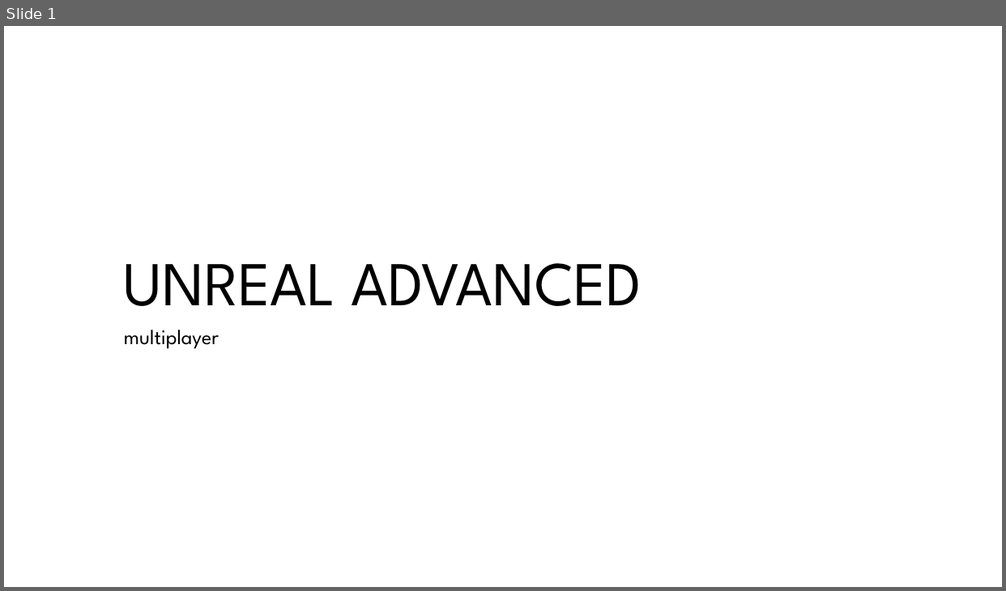
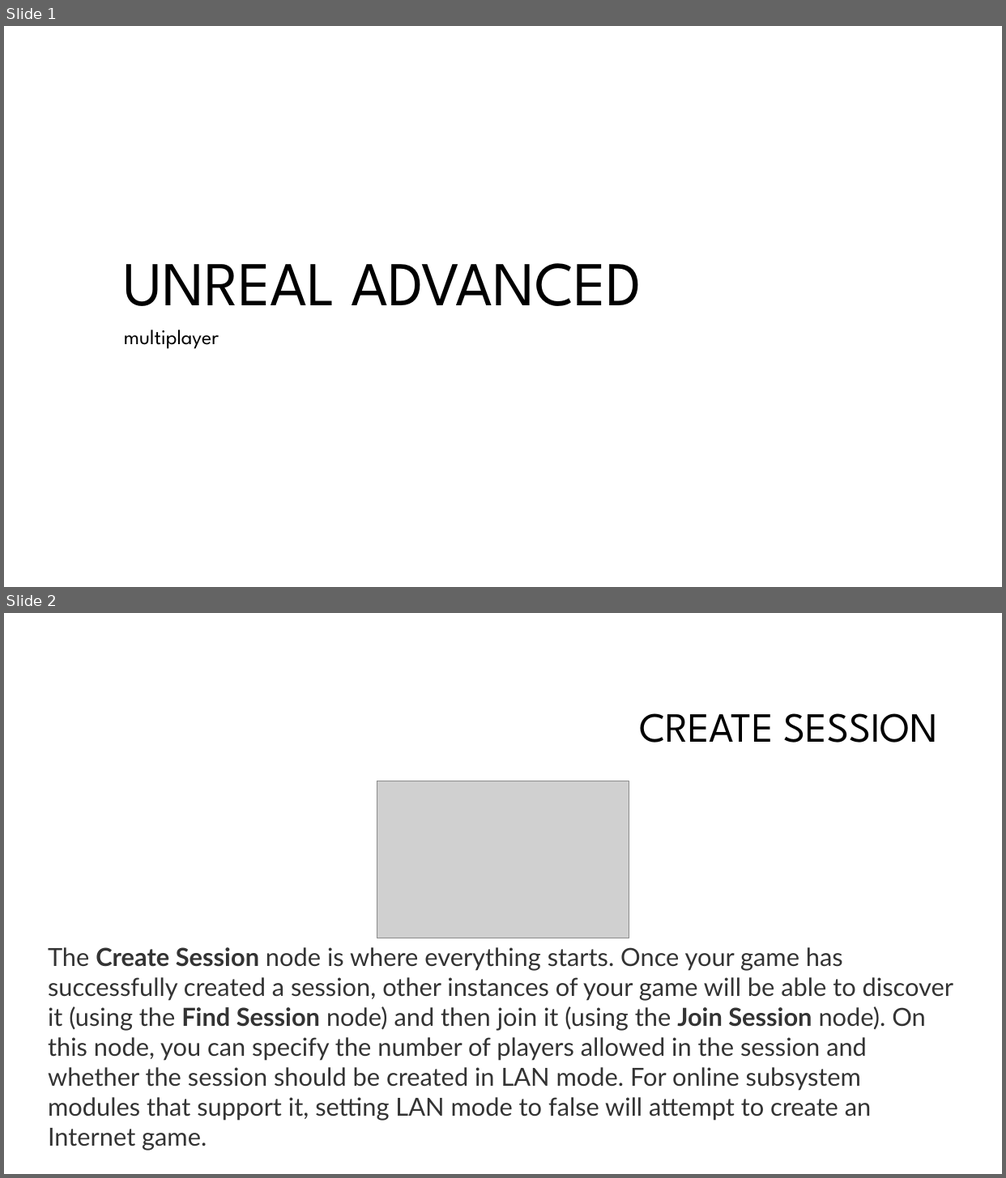
Before and after one commit to Koous61/unreal-course, a slide deck: Multiplayer[2].pptm. Shown one above the other, each under a label of ours: slide 1 before the commit, slides 1 and 2 after it. The pictures are 1006x591 and 1006x1178 pixels, drawn with LibreOffice and Linux fonts; fonts in the diff are those of the drawing; grey boxes stand for pictures; background and template pictures are left out. Boxes give left, top, right and bottom in pixels: in the first picture for what was removed or moved away, otherwise in the second. Text is boxed around its words. In the diff, an @@ line names an element or a change of style, - is before the commit and + after.

```diff
--- a/Multiplayer[2].pptm
+++ b/Multiplayer[2].pptm
@@ slide 2 added at (4, 613, 1002, 1174), background #FFFFFF @@
@@ title added at (639, 713, 939, 743), 40 pt, text #000000 @@
+CREATE SESSION
@@ picture added at (377, 781, 630, 938) @@
@@ text added at (48, 948, 953, 1121), 24 pt, text #333333 @@
+The Create Session node is where everything starts. Once your game has successfully created a session, other instances of your game will be able to discover it (using the Find Session node) and then join it (using the Join Session node). On this node, you can specify the number of players allowed in the session and whether the session should be created in LAN mode. For online subsystem modules that support it, setting LAN mode to false will attempt to create an Internet game.
```
Also in this commit, not shown: 1 slide changed, 11 other slides added, 1 slide removed.
